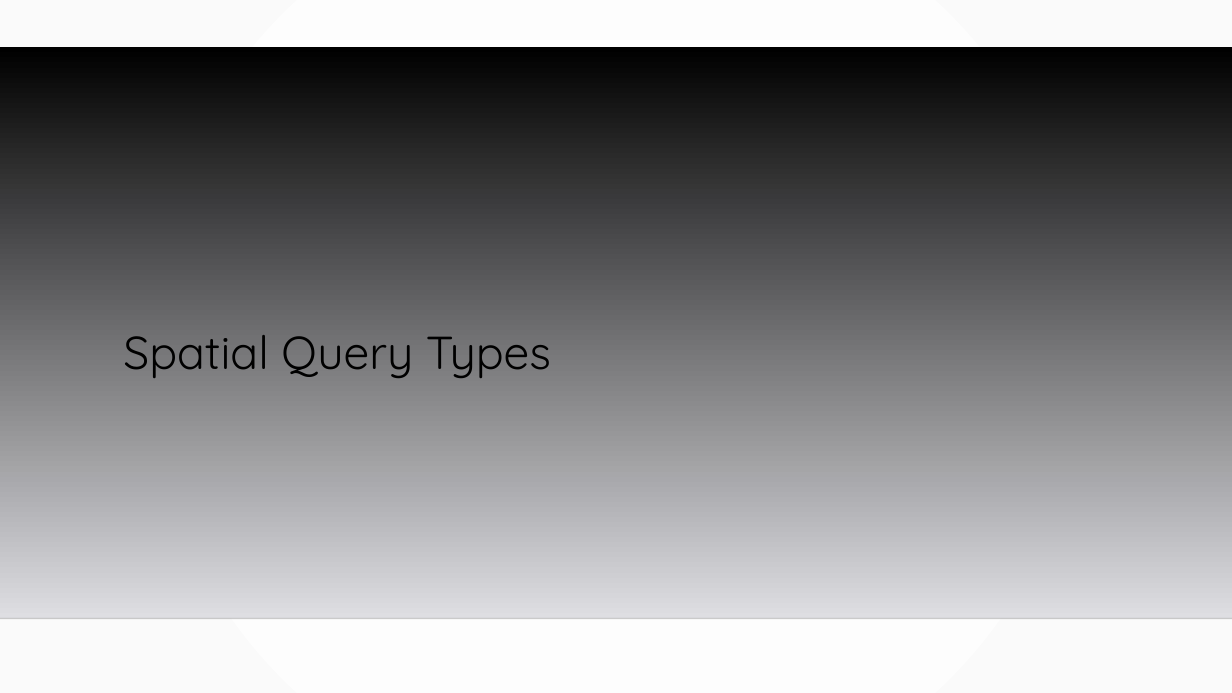
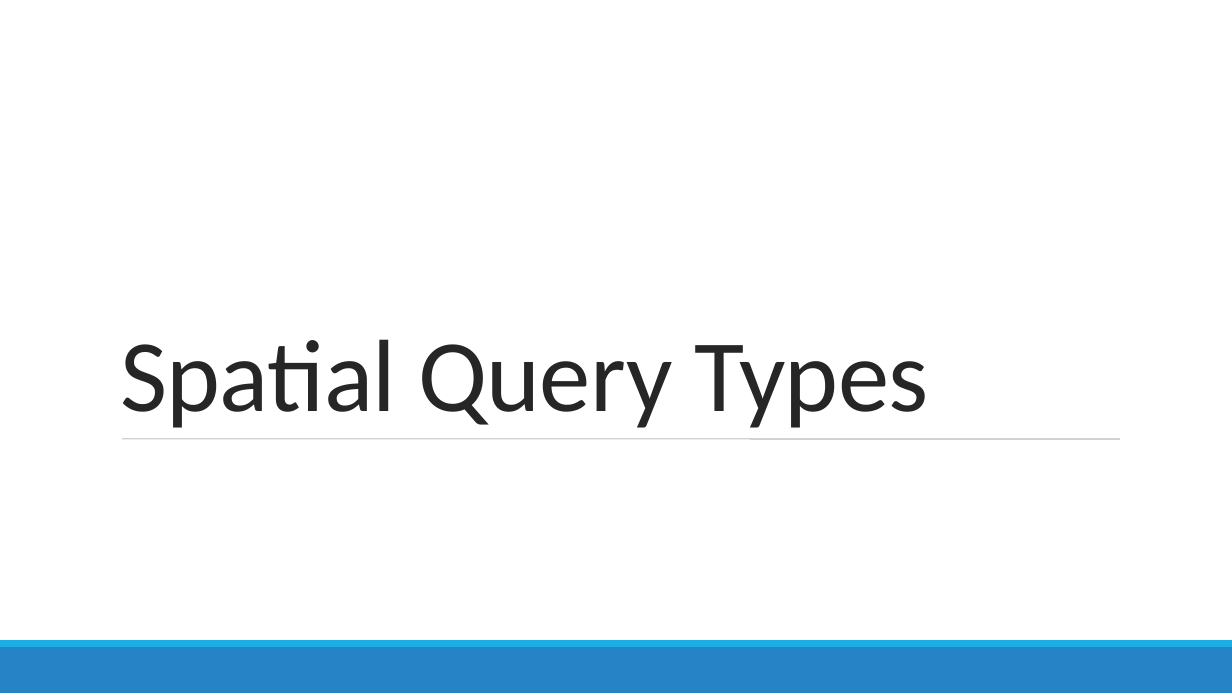
Before and after one commit to MGIS-UMN/GIS5577_week6, a slide deck: slide 8 of Analyzing_Spatial_Data.odp. Drawn at 1232x693 pixels with LibreOffice and Linux fonts; fonts in the diff are those of the drawing; background and template pictures are left out. Boxes give left, top, right and bottom in pixels: in the first picture for what was removed or moved away, otherwise in the second. Text is boxed around its words. In the diff, an @@ line names an element or a change of style, - is before the commit and + after.

```diff
--- a/Analyzing_Spatial_Data.odp
+++ b/Analyzing_Spatial_Data.odp
@@ background gradient #FFFFFF to #FAFAFA to #FFFFFF @@
@@ freeform shape removed at (x1=0, y1=47, x2=1232, y2=618) @@
@@ title "Spatial Query Types" at (x1=120, y1=339, x2=928, y2=428): size 36 to 80 pt, font Quicksand to Calibri, text colour #000000 to #262626, letter spacing 0 to -0.5 pt; line spacing 0.9 to 0.85 @@
@@ line added from (122, 439) to (1120, 439), #7F7F7F 0.51 pt @@
@@ line removed from (0, 618) to (1232, 618) @@
@@ freeform shape added at (x1=0, y1=647, x2=1232, y2=693), fill #2683C6 @@
@@ freeform shape added at (x1=0, y1=640, x2=1232, y2=647), fill #1CADE4 @@
```
Also in this commit, not shown: 25 other slides changed, 2 slides added, 2 slides removed, 6 other files.
